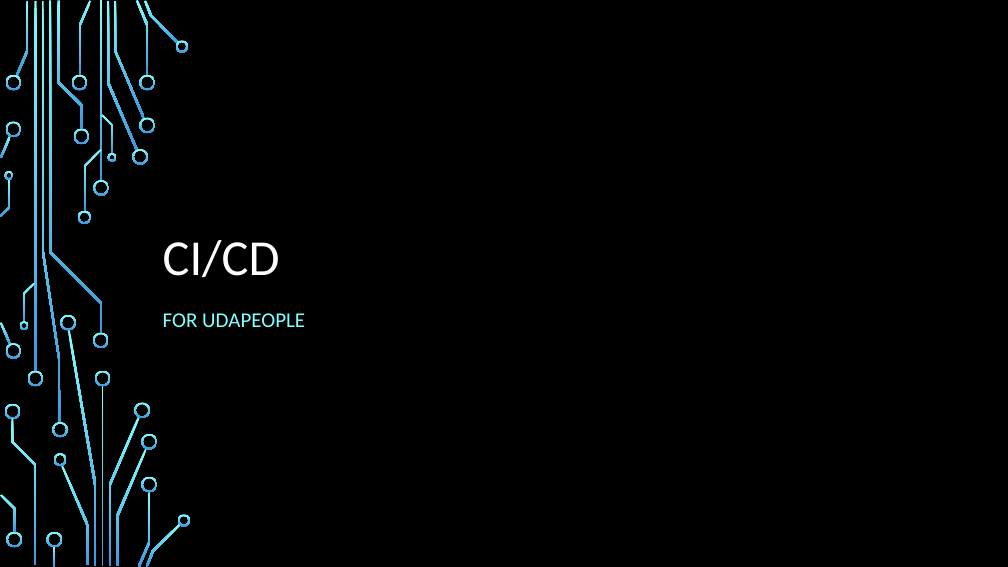
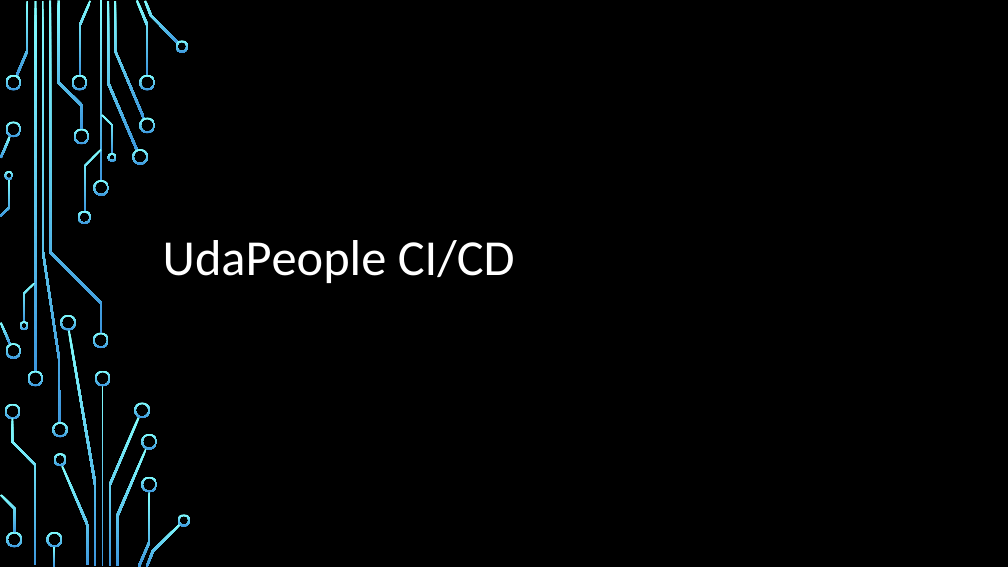
Before and after one commit to anshul-jain23/UdaPeople, a slide deck: slide 1 of presentation.pptx. Drawn at 1008x567 pixels with LibreOffice and Linux fonts; fonts in the diff are those of the drawing; background and template pictures are left out. Boxes give left, top, right and bottom in pixels: in the first picture for what was removed or moved away, otherwise in the second. Text is boxed around its words. In the diff, an @@ line names an element or a change of style, - is before the commit and + after.

```diff
--- a/presentation.pptx
+++ b/presentation.pptx
@@ title at box(163, 240, 515, 283): text changed @@
-CI/CD
+UdaPeople CI/CD
@@ subtitle removed at box(163, 313, 305, 327) @@
-FOR UDAPEOPLE
```
Also in this commit, not shown: 1 other slide changed, 3 slides added, 2 slides removed, 1 other file.
